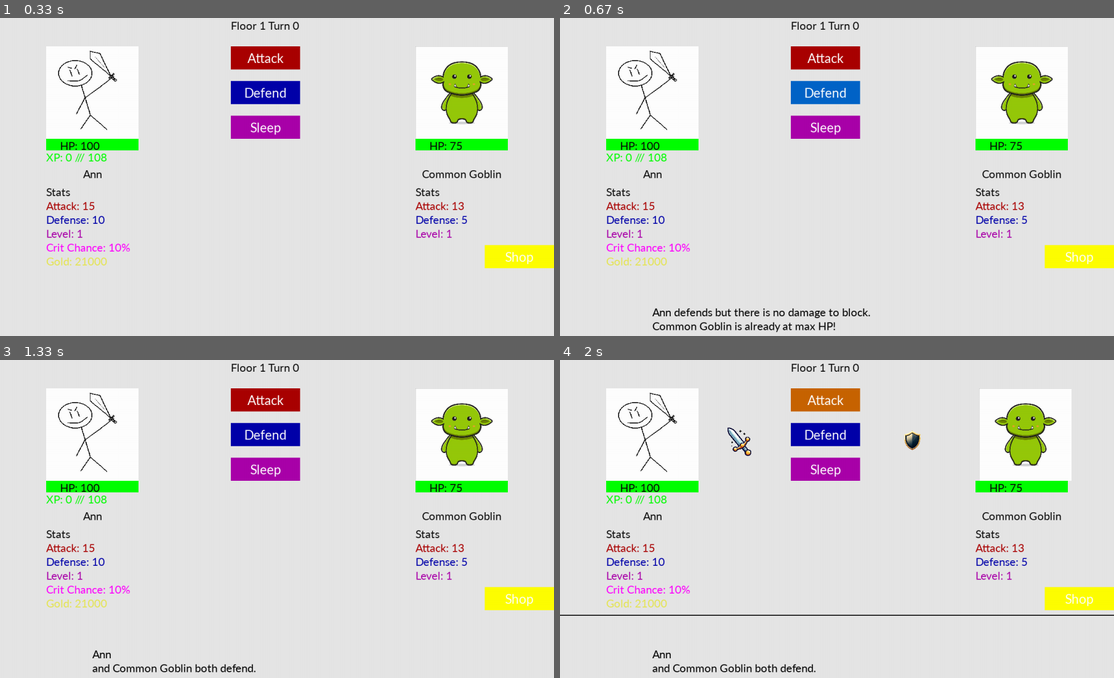
Above: before the commit, frames 1-4 (two rows, left to right).
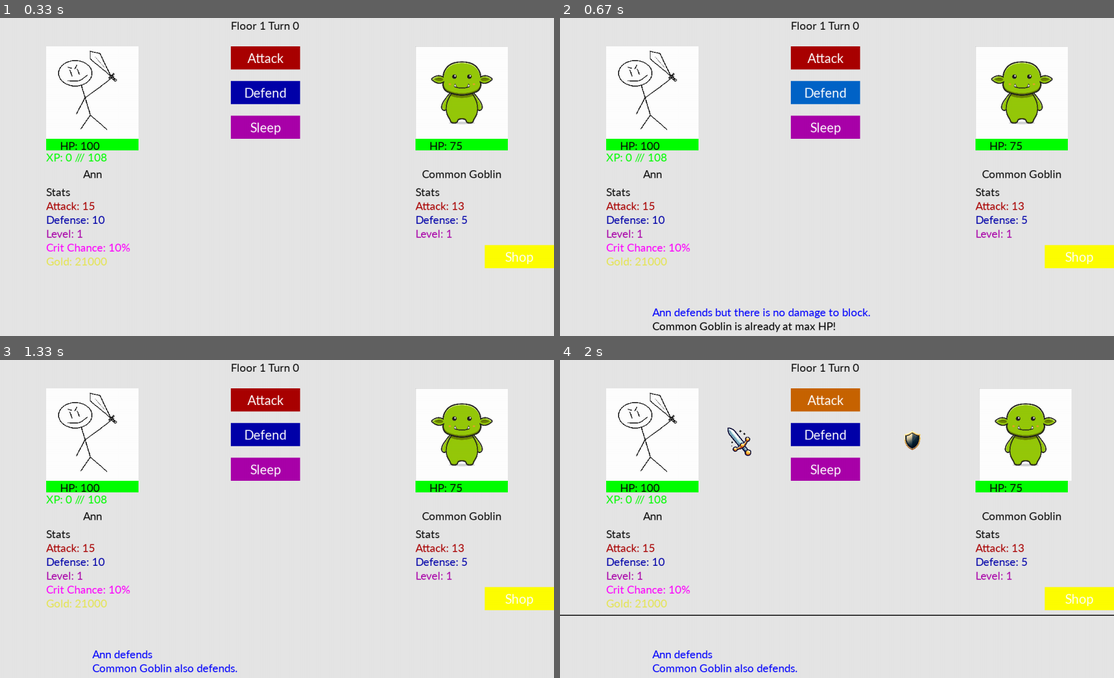
Above: after the commit, the same moments.

Repository: Krybto1/EBBS
Game: pygame game, started from pygame/pygame_ver.py
Two runs of this game, one before a commit and one after it. Both use one fixed random seed, a clock stepped at 60 frames per second and the inputs below.
Inputs (mouse positions are in pixels of both pictures, inside the frame that each line leads up to):
- Up to frame 1 (0.33 s): type "Ann (at the terminal prompt)" at 0 s
- Up to frame 2 (0.67 s): click "Defend" at 0.38 s
- Up to frame 3 (1.33 s): click "Defend" at 0.72 s; click (105, 614) at 1.05 s
- Up to frame 4 (2 s): click (848, 404) at 1.88 s

Frame 1 is identical in both runs. In frame 2, 0.4% of the frame differs, in the area x 16-56%, y 91-95%; in frame 3, 0.6%, in the area x 16-47%, y 91-99%; in frame 4, 0.6%.

Commit message:
fixed action_messages

Diff:
--- a/pygame/pygame_ver.py
+++ b/pygame/pygame_ver.py
@@ -6,6 +6,7 @@
 import random
 import os
 import loader
+import re
 
 shop_items = loader.load("items.json")
 
@@ -84,6 +85,9 @@
     Scale = 1
     ItemsBonus = 0
     shop_active = False
+    action_colors = {"attack": (255, 0, 0),
+                     "sleep": (0, 200, 160),
+                     "defend": (0, 0, 255)}
 
 
     font_loader = "C:/Windows/Fonts/Calibri.ttf"
@@ -199,7 +203,7 @@
                 screen.blit(img_shield, (350, 175))
                 if boss_choice == "Defend":
                     screen.blit(img_shield, (725, 175))
-                    action_message = f"{Knight1.get_name()} <SPLIT>and {Boss1.get_name()} both defend."
+                    action_message = f"{Knight1.get_name()} defends<SPLIT>{Boss1.get_name()} also defends."
                 elif boss_choice == "Sleep":
                     screen.blit(img_sleep, (725, 175))
                     action_message = f"{Knight1.get_name()} defends but there is no damage to block."
@@ -249,8 +253,22 @@
 
         screen.fill((230, 230, 230))
         if action_message:
-            screen.blit(font.render(action_message.split("<SPLIT>")[0], 1, (0, 0, 0)), (200, 660))
-            screen.blit(font.render(action_message.split("<SPLIT>")[1], 1, (0, 0, 0)), (200, 690))
+            # get color action
+            player_color = None
+            boss_color = None
+            for word in action_message.split("<SPLIT>")[0].split():
+                for color in action_colors:
+                    if re.search(".*" + color + ".*", word, re.IGNORECASE):
+                        player_color = action_colors[color]
+                        break
+            for word in action_message.split("<SPLIT>")[1].split():
+                #reg ex check
+                for color in action_colors:
+                    if re.search(".*" + color + ".*", word, re.IGNORECASE):
+                        boss_color = action_colors[color]
+                        break
+            screen.blit(font.render(action_message.split("<SPLIT>")[0], 1, player_color if player_color else (0,0,0)), (200, 660))
+            screen.blit(font.render(action_message.split("<SPLIT>")[1], 1, boss_color if boss_color else (0,0,0)), (200, 690))
         screen.blit(font.render(f"Floor {Floor} Turn {Turn}", 1, (10, 10, 10)), (500, 40))
 
         screen.blit(boss_name, boss_pos)
@@ -281,8 +299,8 @@
 
 
         if Boss1.get_hp() <= 0:
-            screen.blit(font.render(f"{Knight1.get_name()} has defeated {Boss1.get_name()} !", 1, (0, 255, 0)), (200, 690))
-            screen.blit(font.render(f"Gained {int((Boss1.get_xp() * Scale))} XP and {int(((7 * Floor) * Scale) * Knight1.goldgain)} Gold!", 1, (0, 255, 0)), (200, 720))
+            action_message = f"{Knight1.get_name()} has defeated {Boss1.get_name()} !"
+            action_message += f"<SPLIT>Gained {int((Boss1.get_xp() * Scale))} XP and {int(((7 * Floor) * Scale) * Knight1.goldgain)} Gold!"
             Knight1.set_xp(int(Knight1.get_xp() + (Boss1.get_xp() * Scale)))
             get_gold = Knight1.get_gold()
             Knight1.set_gold(int(get_gold + (((7 * Floor) * Scale) * Knight1.goldgain)))
@@ -313,8 +331,8 @@
             Floor += 1
             Turn = 0
         elif Knight1.get_hp() <= 0:
-            screen.blit(font.render(f"{Knight1.get_name()} has been defeated by {Boss1.get_name()} !", 1, (255, 0, 0)), (200, 690))
-            screen.blit(font.render(f"Killcount: {Kill_Count}           Game Over!", 1, (255, 0, 0)), (200, 720))
+            action_message = f"{Knight1.get_name()} has been defeated by {Boss1.get_name()} !"
+            action_message += f"<SPLIT>Killcount: {Kill_Count}           Game Over!"
             pygame.display.flip()
             pygame.time.delay(5000)
             running = False
